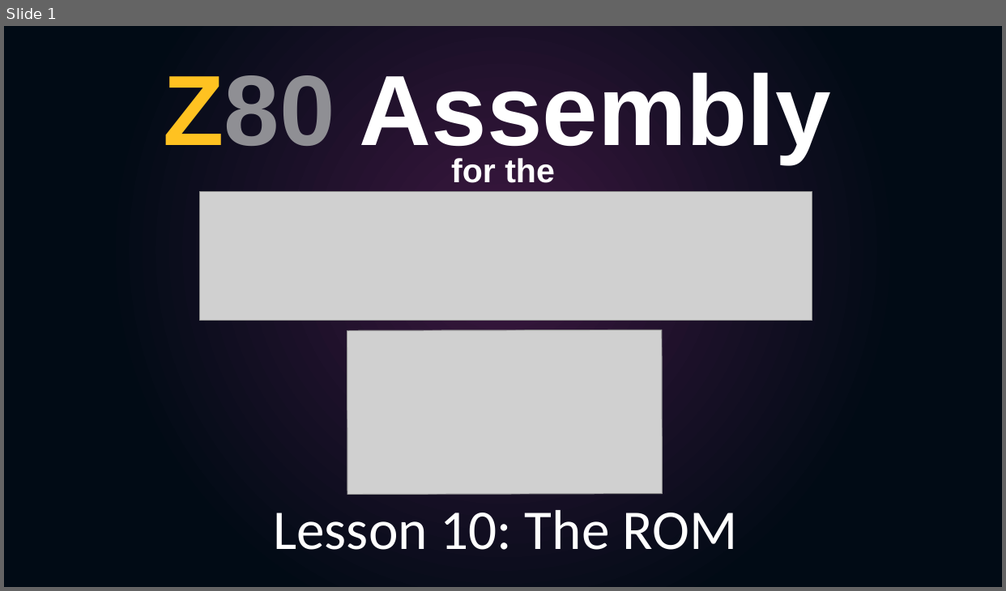
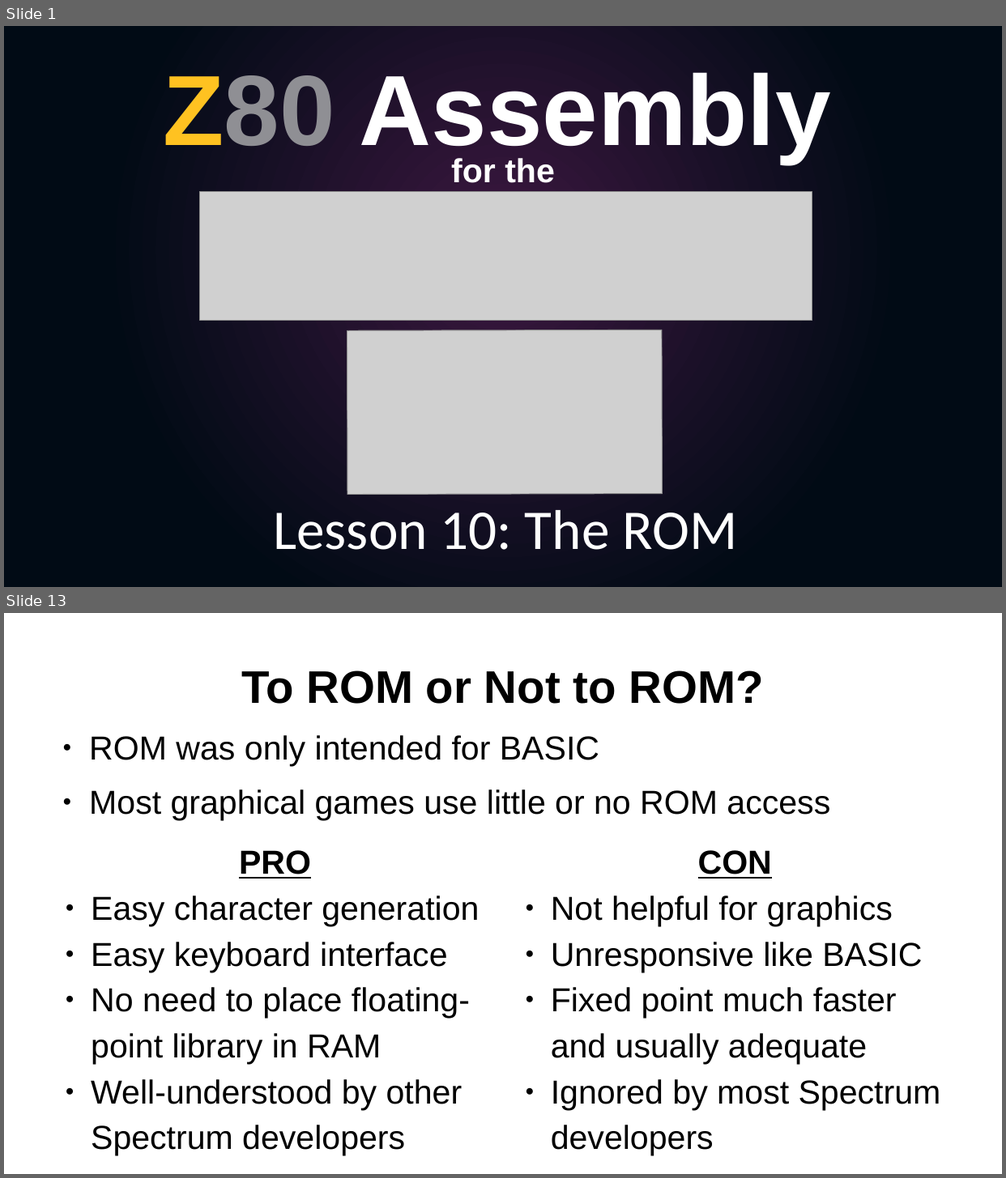
Before and after one commit to SlithyMatt/zxs-assembly-tutorial, a slide deck: Lesson10/Lesson10.odp. Shown one above the other, each under a label of ours: slide 1 before the commit, slides 1 and 13 after it; the slides between them are not shown. The pictures are 1006x591 and 1006x1178 pixels, drawn with LibreOffice and Linux fonts; fonts in the diff are those of the drawing; grey boxes stand for pictures. Boxes give left, top, right and bottom in pixels: in the first picture for what was removed or moved away, otherwise in the second. Text is boxed around its words. In the diff, an @@ line names an element or a change of style, - is before the commit and + after.

```diff
--- a/Lesson10/Lesson10.odp
+++ b/Lesson10/Lesson10.odp
@@ slide 13 added at (x1=4, y1=613, x2=1002, y2=1174), background #FFFFFF @@
@@ title added at (x1=241, y1=671, x2=763, y2=704), 44 pt, text #000000, bold @@
+To ROM or Not to ROM?
@@ text added at (x1=89, y1=735, x2=830, y2=821), 32 pt, text #000000 @@
+● ROM was only intended for BASIC
+● Most graphical games use little or no ROM access
@@ text added at (x1=91, y1=850, x2=479, y2=1157), 32 pt, text #000000 @@
+PRO
+● Easy character generation
+● Easy keyboard interface
+● No need to place floating-point library in RAM
+● Well-understood by other Spectrum developers
@@ text added at (x1=551, y1=850, x2=941, y2=1157), 32 pt, text #000000 @@
+CON
+● Not helpful for graphics
+● Unresponsive like BASIC
+● Fixed point much faster and usually adequate
+● Ignored by most Spectrum developers
```
Also in this commit, not shown: 2 slides changed, 11 other slides added, 2 slides removed.
